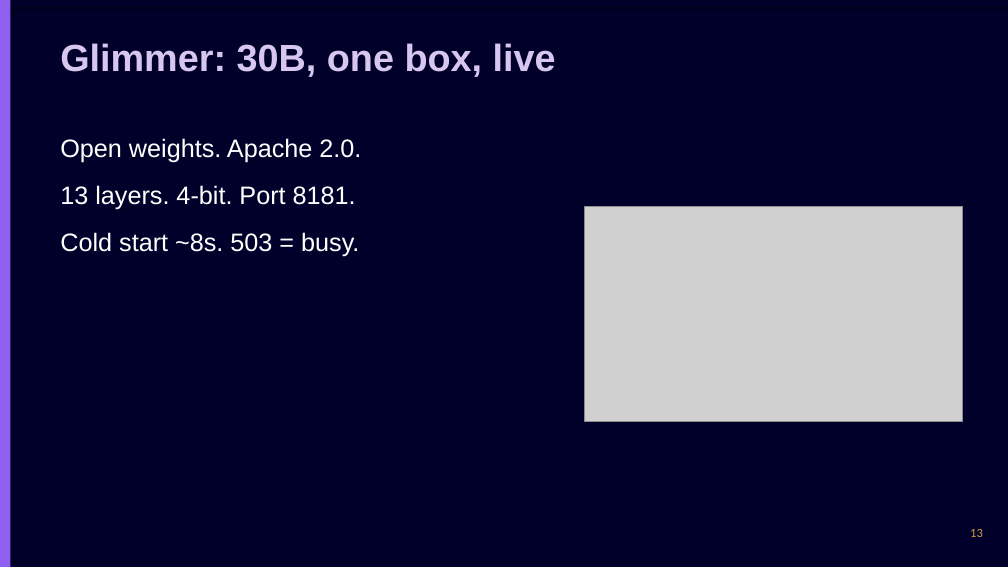
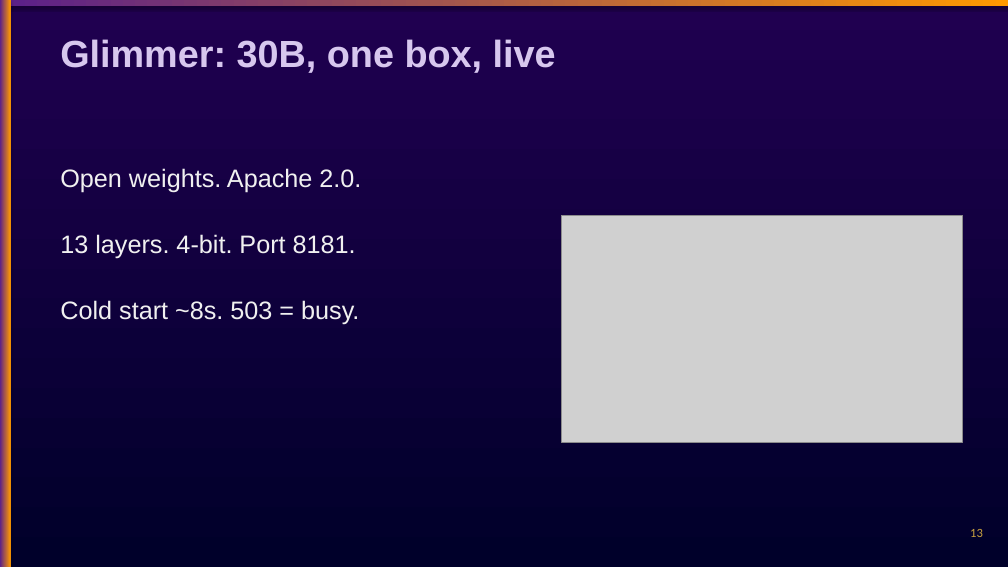
Before and after one commit to chasko-labs/nfl-big-data-bowl-2027, a slide deck: slide 13 of deck/unified.pptx. Drawn at 1008x567 pixels with LibreOffice and Linux fonts; fonts in the diff are those of the drawing; grey boxes stand for pictures. Boxes give left, top, right and bottom in pixels: in the first picture for what was removed or moved away, otherwise in the second. Text is boxed around its words. In the diff, an @@ line names an element or a change of style, - is before the commit and + after.

```diff
--- a/deck/unified.pptx
+++ b/deck/unified.pptx
@@ background #00002A to gradient #00002A to #200050 @@
@@ rectangle at (0,0,1008,6): fill #00002A to gradient #5A1F8A to #FF9900 @@
@@ rectangle at (0,0,11,567): fill #9060F0 to gradient #5A1F8A to #FF9900 @@
@@ text "Glimmer: 30B, one box, live": place and size @@
-text "Glimmer: 30B, one box, live" at (60,43,556,77)
+text "Glimmer: 30B, one box, live" at (60,39,556,73)
@@ text "Open weights. Apache 2.0.": place and size @@
-text "Open weights. Apache 2.0." at (60,138,361,257)
+text "Open weights. Apache 2.0." at (60,168,361,325)
@@ text "Open weights. Apache 2.0." at (60,168,361,325): text colour #FFFFFF to #F0F0F0; more space between paragraphs @@
@@ picture: place and size @@
-picture at (585,206,963,421)
+picture at (562,216,963,443)
```
Also in this commit, not shown: 16 other slides changed, 20 other files.
